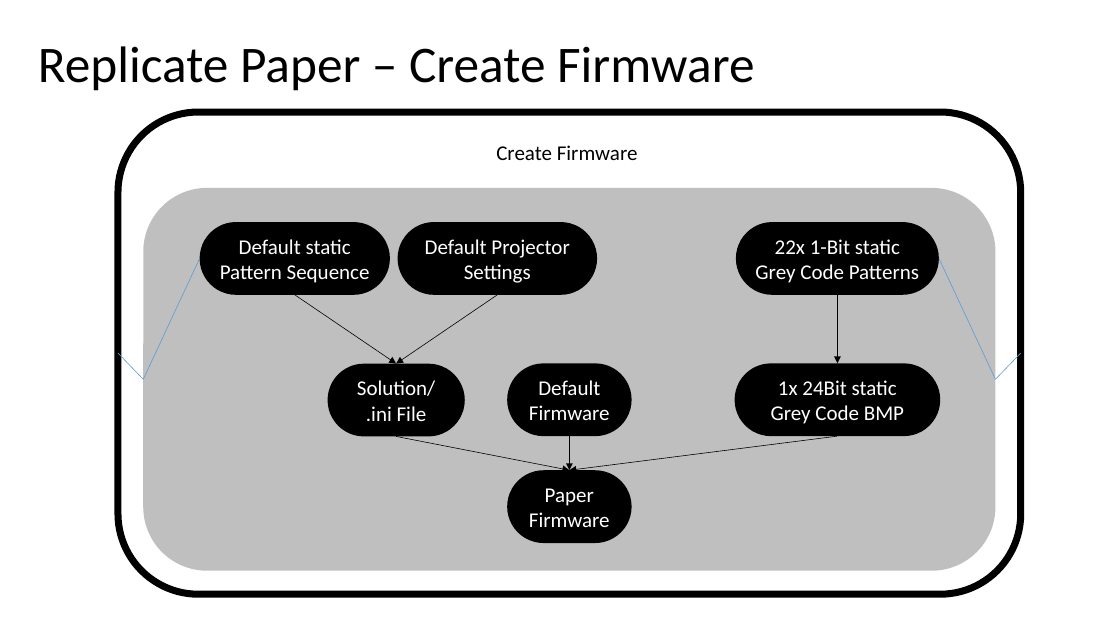
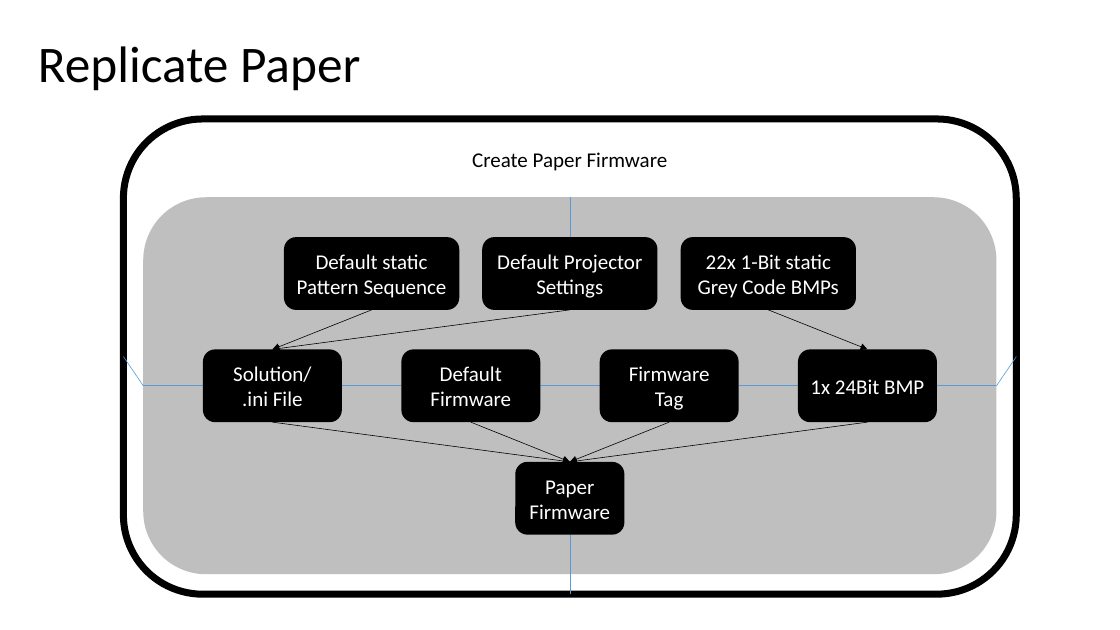
Before and after one commit to DefaultGit/Zooids, a slide deck: slide 1 of Documents/Structure.pptx (slide 2 before the commit). Drawn at 1120x630 pixels with LibreOffice and Linux fonts; fonts in the diff are those of the drawing. Boxes give left, top, right and bottom in pixels: in the first picture for what was removed or moved away, otherwise in the second. Text is boxed around its words. In the diff, an @@ line names an element or a change of style, - is before the commit and + after.

```diff
--- a/Documents/Structure.pptx
+++ b/Documents/Structure.pptx
@@ title at [38, 46, 360, 91]: text changed @@
-Replicate Paper – Create Firmware
+Replicate Paper
@@ rounded rectangle "Create Paper Firmware": place and size @@
-rounded rectangle "Create Paper Firmware" at [118, 112, 1021, 594]
+rounded rectangle "Create Paper Firmware" at [124, 119, 1017, 595]
@@ text in rounded rectangle at [472, 152, 668, 171]: text changed @@
-Create Firmware
+Create Paper Firmware
@@ rounded rectangle: place and size @@
-rounded rectangle at [144, 188, 996, 571]
+rounded rectangle at [144, 197, 997, 575]
@@ line added from (570, 197) to (570, 237), #5B9BD5 0.5 pt @@
@@ rounded rectangle "Default static": place and size @@
-rounded rectangle "Default static" at [200, 222, 391, 295]
+rounded rectangle "Default static" at [284, 237, 460, 310]
@@ rounded rectangle "Default Projector Settings": place and size @@
-rounded rectangle "Default Projector Settings" at [397, 222, 597, 295]
+rounded rectangle "Default Projector Settings" at [482, 237, 658, 310]
@@ rounded rectangle "22x 1-Bit static Grey Code ...": place and size @@
-rounded rectangle "22x 1-Bit static Grey Code ..." at [736, 222, 939, 295]
+rounded rectangle "22x 1-Bit static Grey Code ..." at [681, 237, 856, 310]
@@ text in rounded rectangle at [297, 254, 447, 298]: text changed @@
-Default static Pattern Sequence
+Default static
+Pattern Sequence
@@ text in rounded rectangle at [698, 254, 839, 298]: text changed @@
-22x 1-Bit static Grey Code Patterns
+22x 1-Bit static Grey Code BMPs
@@ arrow moved from (295, 295) - (397, 364) to (371, 310) - (272, 350) @@
@@ arrow moved from (497, 295) - (397, 364) to (570, 310) - (272, 350) @@
@@ arrow moved from (838, 295) - (838, 364) to (769, 310) - (868, 350) @@
@@ line moved from (118, 353) - (144, 380) to (124, 357) - (144, 386) @@
@@ rounded rectangle "Solution/": place and size @@
-rounded rectangle "Solution/" at [328, 364, 465, 437]
+rounded rectangle "Solution/" at [203, 350, 342, 423]
@@ rounded rectangle "Default": place and size @@
-rounded rectangle "Default" at [507, 364, 632, 437]
+rounded rectangle "Default" at [402, 350, 540, 423]
@@ rounded rectangle added at [600, 350, 739, 423], fill #000000, 18 pt, text #FFFFFF @@
+Firmware
+Tag
@@ proportions changed in 7 elements at [515, 462, 624, 535], [284, 237, 460, 310], [482, 237, 658, 310], [402, 350, 540, 423], [203, 350, 342, 423], [681, 237, 856, 310], [798, 350, 937, 423] @@
@@ rounded rectangle "1x 24Bit BMP": place and size @@
-rounded rectangle "1x 24Bit BMP" at [735, 364, 941, 437]
+rounded rectangle "1x 24Bit BMP" at [798, 350, 937, 423]
@@ line moved from (1021, 353) - (996, 380) to (1017, 357) - (996, 386) @@
@@ line moved from (200, 259) - (144, 380) to (203, 386) - (144, 386) @@
@@ line added from (402, 386) to (342, 386), #5B9BD5 0.5 pt @@
@@ line added from (600, 386) to (540, 386), #5B9BD5 0.5 pt @@
@@ line added from (739, 386) to (798, 386), #5B9BD5 0.5 pt @@
@@ text in rounded rectangle at [810, 379, 924, 394]: text changed @@
-1x 24Bit static
-Grey Code BMP
+1x 24Bit BMP
@@ line moved from (939, 259) - (996, 380) to (937, 386) - (996, 386) @@
@@ arrow moved from (397, 437) - (570, 471) to (272, 423) - (570, 462) @@
@@ arrow moved from (570, 436) - (570, 471) to (471, 423) - (570, 462) @@
@@ arrow moved from (838, 436) - (570, 471) to (868, 423) - (570, 462) @@
@@ arrow added from (670, 423) to (570, 462), #000000 0.5 pt @@
@@ rounded rectangle "Paper": place and size @@
-rounded rectangle "Paper" at [507, 471, 632, 544]
+rounded rectangle "Paper" at [515, 462, 624, 535]
@@ line added from (570, 535) to (570, 575), #5B9BD5 0.5 pt @@
@@ line added from (570, 594) to (570, 575), #5B9BD5 0.5 pt @@
```
Also in this commit, not shown: 14 slides added, 1 slide removed.
